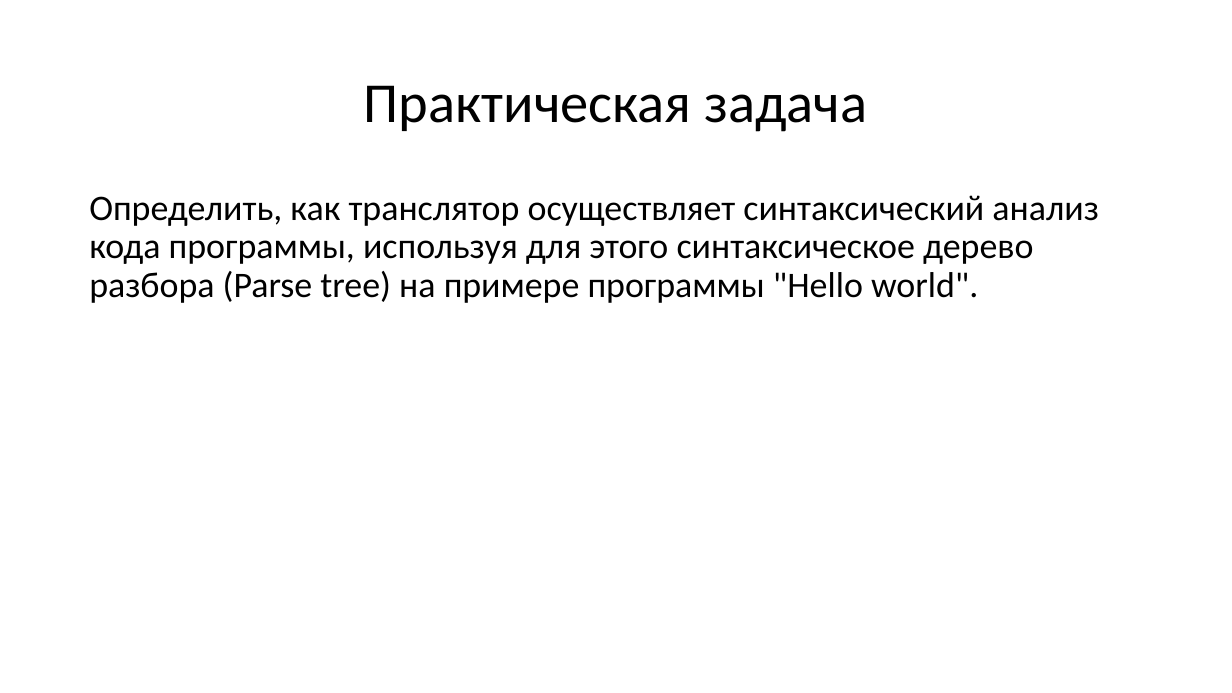
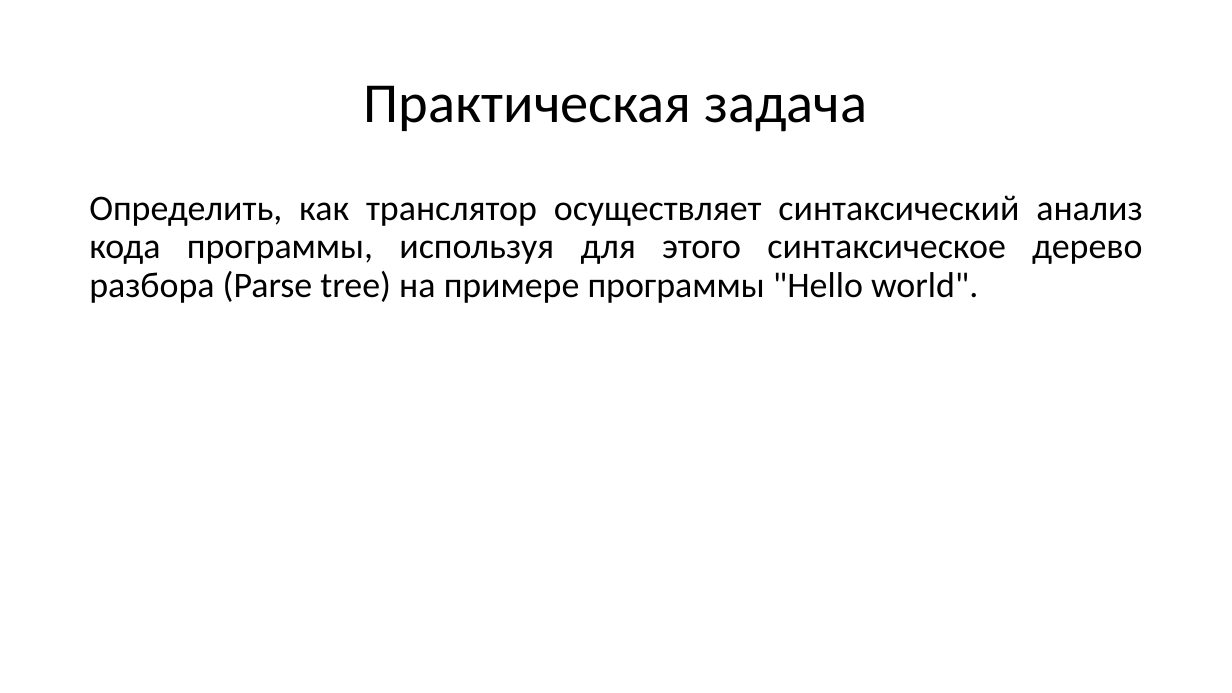
Before and after one commit to goddamnteam/korzun, a slide deck: slide 2 of task1.pptx. Drawn at 1232x693 pixels with LibreOffice and Linux fonts; fonts in the diff are those of the drawing. Boxes give left, top, right and bottom in pixels: in the first picture for what was removed or moved away, otherwise in the second. Text is boxed around its words. In the diff, an @@ line names an element or a change of style, - is before the commit and + after.

```diff
--- a/task1.pptx
+++ b/task1.pptx
@@ text "Определить, как транслятор осуществляет синтаксический ..." at <box>89,195,1142,303</box>: alignment left to justified @@
```
Also in this commit, not shown: 1 other slide changed, 1 slide added.
